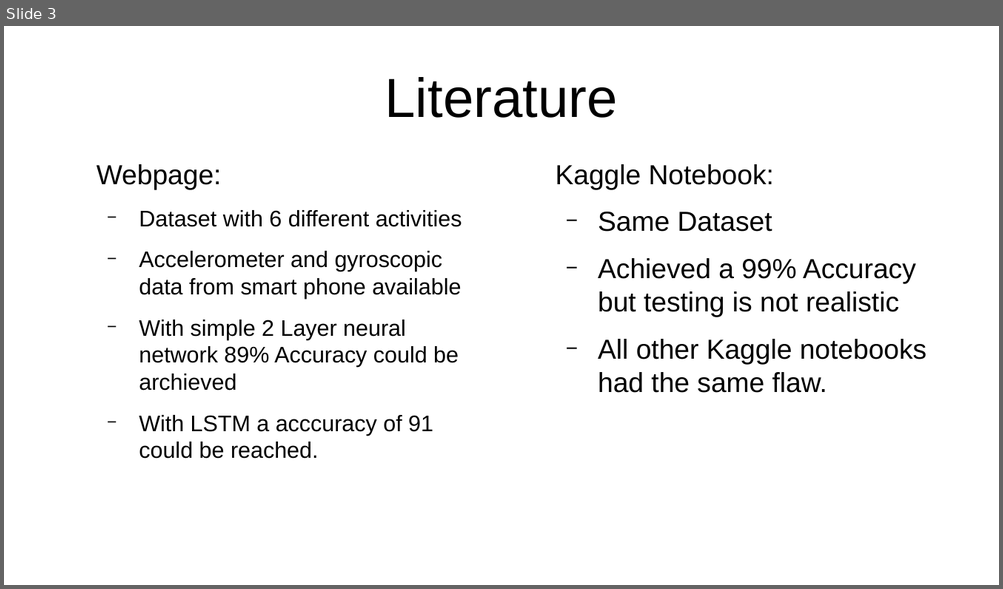
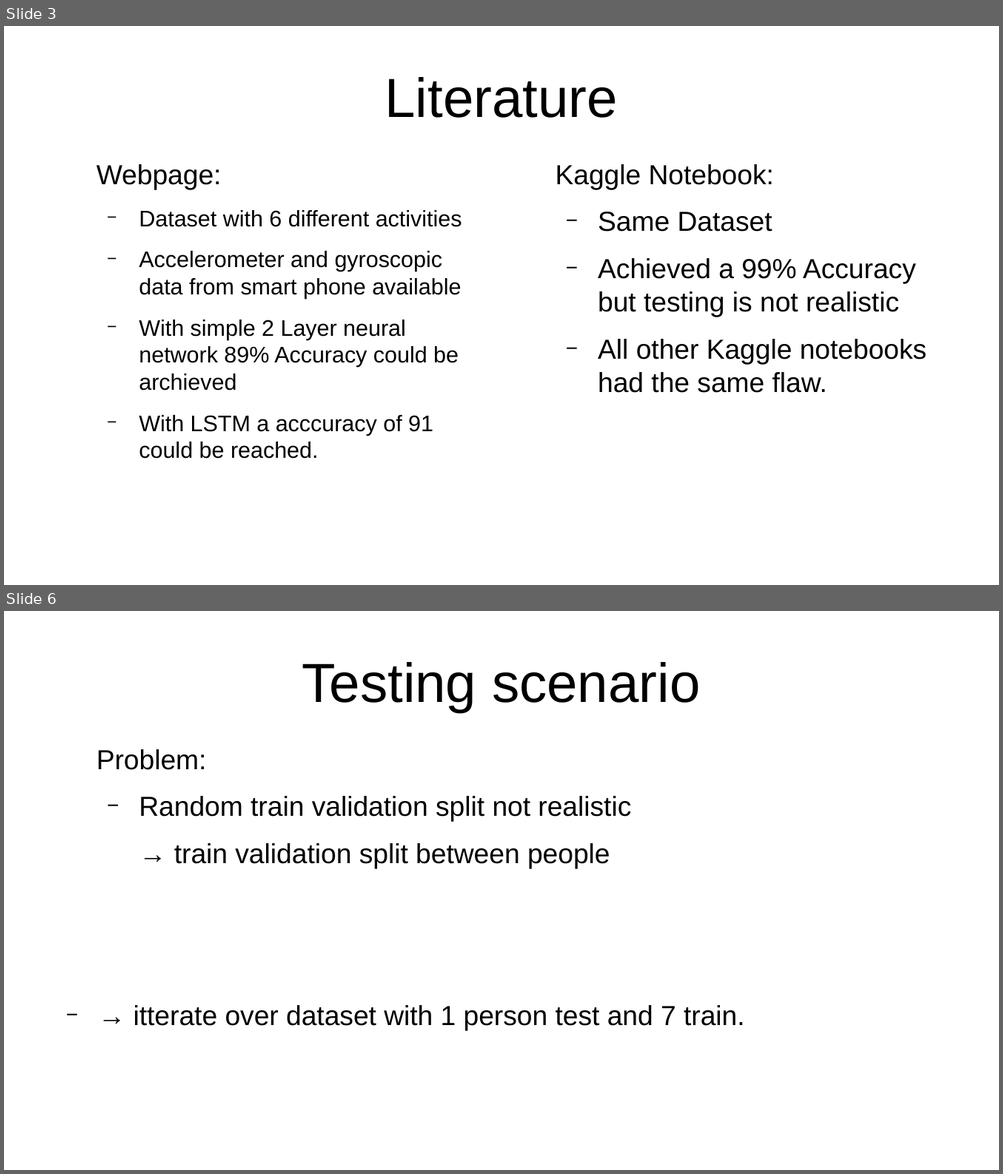
Before and after one commit to Tomson909/PhysicalActivity, a slide deck: 4_Presentation/PresentationProject.odp. Shown one above the other, each under a label of ours: slide 3 before the commit, slides 3 and 6 after it; the slides between them are not shown. The pictures are 1003x589 and 1003x1174 pixels, drawn with LibreOffice and Linux fonts; fonts in the diff are those of the drawing. Boxes give left, top, right and bottom in pixels: in the first picture for what was removed or moved away, otherwise in the second. Text is boxed around its words. In the diff, an @@ line names an element or a change of style, - is before the commit and + after.

```diff
--- a/4_Presentation/PresentationProject.odp
+++ b/4_Presentation/PresentationProject.odp
@@ slide 6 added at [4,611,999,1170], background #FFFFFF @@
@@ title added at [301,662,700,712], 44 pt, text #000000 @@
+Testing scenario
@@ text added at [96,749,631,869], 22 pt, text #000000 @@
+Problem:
+  − Random train validation split not realistic
+  → train validation split between people
@@ text added at [134,1005,745,1031], 22 pt, text #000000 @@
+  − → itterate over dataset with 1 person test and 7 train.
```
Also in this commit, not shown: 2 slides changed, 11 other slides added, 2 slides removed, 5 other files.
